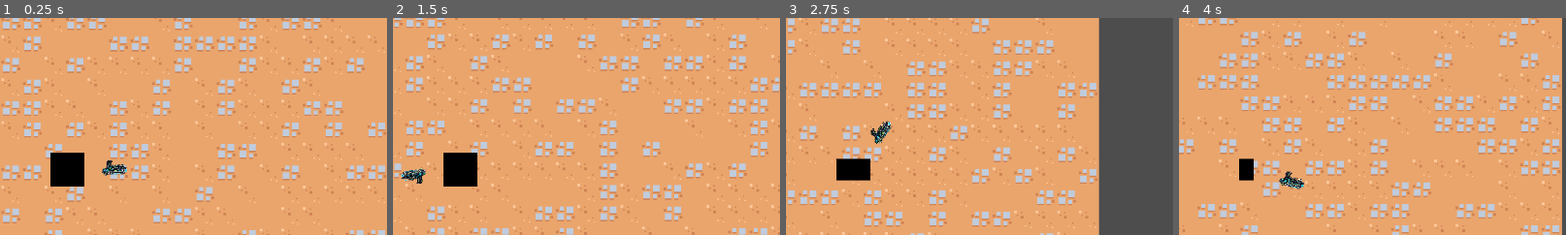
Above: before the commit, frames 1-4 (left to right).
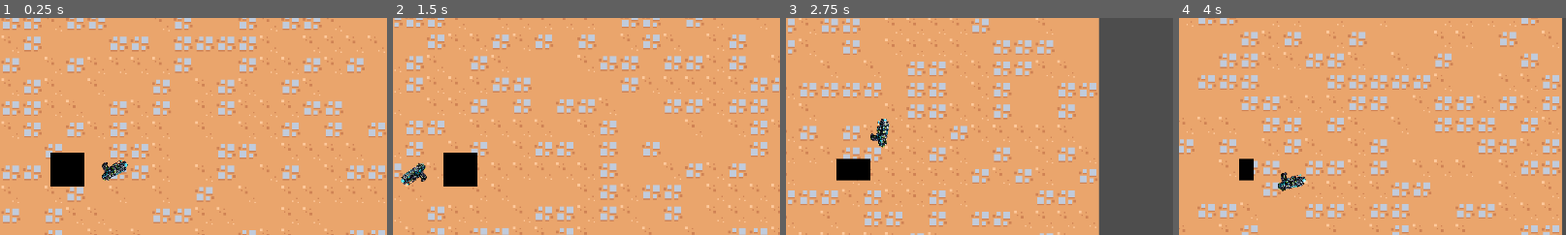
Above: after the commit, the same moments.

Repository: AineeJames/ToBeNamed
Game: Godot game, scene res://scenes/main_game/main_game.tscn
The game is run twice, just before and just after one commit, with the same random seed, the same clock (stepped at 60 frames per second) and the same inputs.
Inputs (mouse positions are % of the whole screen's width and height, from its top left):
- Up to frame 1 (0.25 s): no input
- Up to frame 2 (1.5 s): tap Enter at 0.5 s; move the mouse to (72, 45) at 0.52 s; hold D (move_right) 0.53-1.28 s; tap Space (dash) at 0.6, 1.35 s; move the mouse to (30, 55) at 1.27 s; hold S (move_down) from 1.28 s (still down)
- Up to frame 3 (2.75 s): move the mouse to (60, 28) at 2.02 s; release S (move_down) at 2.03 s; press the mouse at (60, 28) at 2.03 s; hold D (move_right) from 2.03 s (still down); tap Space (dash) at 2.3 s
- Up to frame 4 (4 s): move the mouse to (45, 70) at 2.77 s; release D (move_right) at 2.78 s; release the mouse at (45, 70) at 2.78 s; hold W (move_up) 2.78-3.53 s; tap Space (dash) at 2.85, 3.6 s; move the mouse to (80, 65) at 3.52 s; hold A (move_left) from 3.53 s (still down)
The pictures show only the part of the screen within x 41-91%, y 15-65%; the shares and areas given below are measured in that part.

The runs differ from the first frame. In frame 1, 0.4% of the frame differs, in the area x 26-34%, y 65-76%; in frame 2, 0.4%, in the area x 2-9%, y 66-78%; in frame 3, 0.4%; in frame 4, 0.4%.

Commit message:
added collision ghost effect

Diff:
--- a/scenes/character/mainChar.gd
+++ b/scenes/character/mainChar.gd
@@ -17,6 +17,7 @@
 @onready var Gun = $PlayerGun
 @onready var PlayerSprite = $PlayerSprite
 @onready var DashTimer = $DashTimer
+@onready var PlayerCollision = $CollisionShape2D
 
 func _ready():
 	player_initial_scale = PlayerSprite.scale
@@ -37,6 +38,7 @@
 
 	if Input.is_action_just_pressed("dash") and player_can_dash:
 		player_can_dash = false
+		PlayerCollision.disabled = true
 
 		var new_velocity = (velocity * dash_multiplyer).clamp(-Vector2(max_velocity, max_velocity), Vector2(max_velocity, max_velocity))
 		var new_scale = (PlayerSprite.scale - (abs(new_velocity) / (max_velocity * 1.2) * PlayerSprite.scale)).clamp(Vector2.ZERO, Vector2.ONE)
@@ -44,7 +46,10 @@
 		var tween = get_tree().create_tween()
 		tween.parallel().tween_property(self, "velocity", new_velocity, 0.1).set_trans(Tween.TRANS_ELASTIC).set_ease(Tween.EASE_OUT)
 		tween.parallel().tween_property(PlayerSprite, "scale", new_scale, 0.25).set_trans(Tween.TRANS_EXPO).set_ease(Tween.EASE_OUT)
+		tween.parallel().tween_property(PlayerSprite, "modulate", Color(0, 0, 0, 0.2), 0.25).set_trans(Tween.TRANS_EXPO).set_ease(Tween.EASE_OUT)
 		tween.tween_property(PlayerSprite, "scale", player_initial_scale, 0.20).set_trans(Tween.TRANS_EXPO).set_ease(Tween.EASE_IN)
+		tween.parallel().tween_property(PlayerSprite, "modulate", Color.WHITE, 0.20).set_trans(Tween.TRANS_EXPO).set_ease(Tween.EASE_OUT)
+		tween.tween_callback(func(): PlayerCollision.disabled = false)
 
 		DashTimer.start()
 
--- a/scenes/guns/gun.tscn
+++ b/scenes/guns/gun.tscn
@@ -1,11 +1,11 @@
 [gd_scene load_steps=3 format=3 uid="uid://ytl4lssm2ft7"]
 
 [ext_resource type="Script" path="res://scenes/guns/Gun.gd" id="1_nbacj"]
-[ext_resource type="Texture2D" uid="uid://vecmlpmsdegg" path="res://scenes/guns/gun1/images/gun1.png" id="2_fj756"]
+[ext_resource type="Texture2D" uid="uid://bc24t0f3k1dg6" path="res://scenes/character/assets/images/gun.png" id="2_6hwkd"]
 
 [node name="Node2D" type="Node2D"]
 script = ExtResource("1_nbacj")
 
 [node name="Gun" type="Sprite2D" parent="."]
 scale = Vector2(0.02, 0.02)
-texture = ExtResource("2_fj756")
+texture = ExtResource("2_6hwkd")
